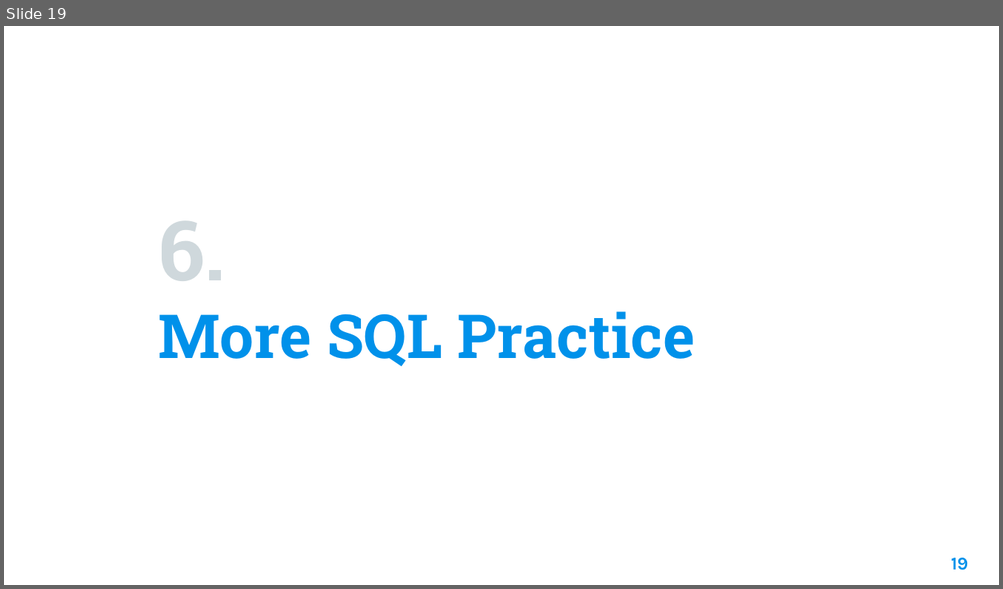
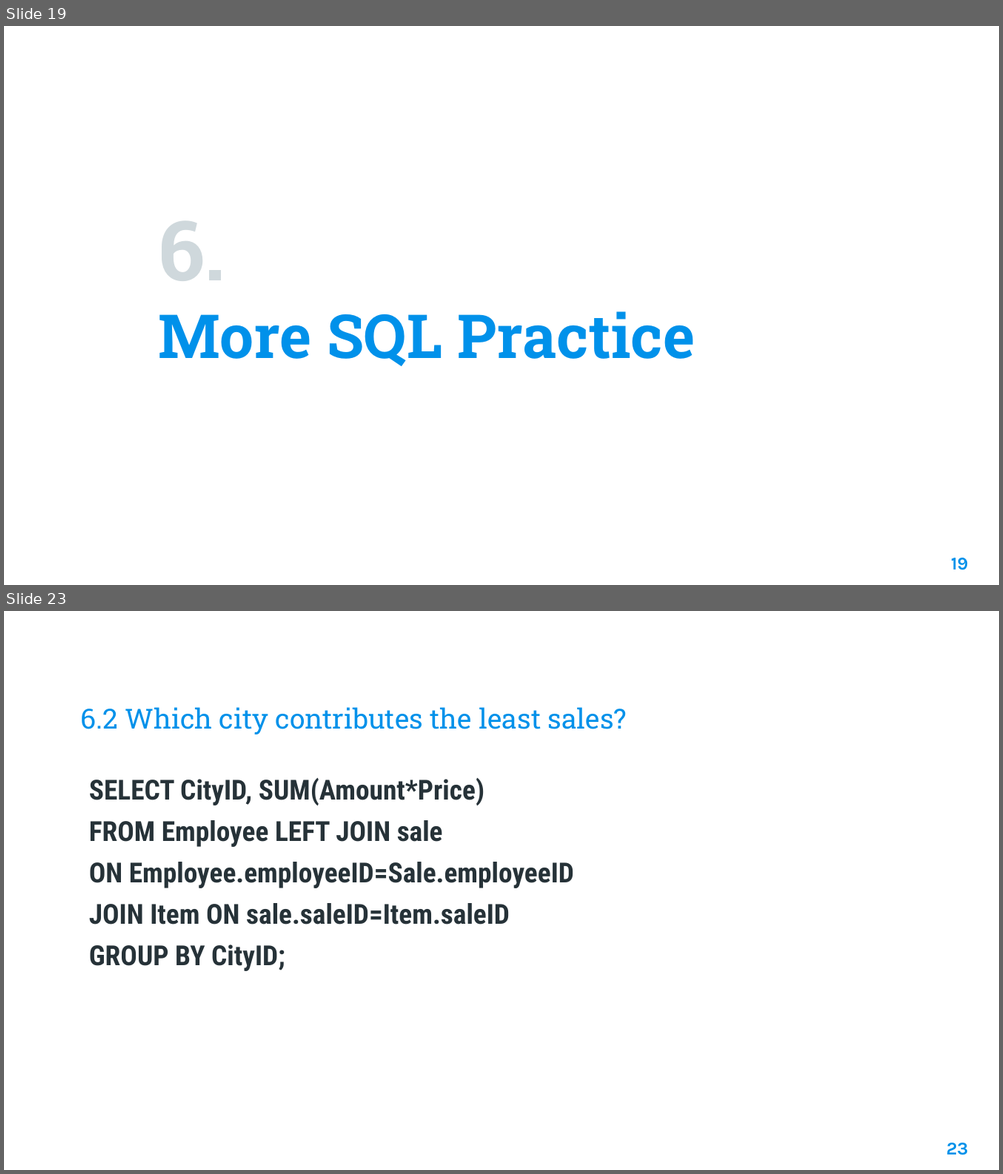
Before and after one commit to BrianChen0527/postgreSQL, a slide deck: ASUS_SQL/DBMS presentation.pptx. Shown one above the other, each under a label of ours: slide 19 before the commit, slides 19 and 23 after it; the slides between them are not shown. The pictures are 1003x589 and 1003x1174 pixels, drawn with LibreOffice and Linux fonts; fonts in the diff are those of the drawing; background and template pictures are left out. Boxes give left, top, right and bottom in pixels: in the first picture for what was removed or moved away, otherwise in the second. Text is boxed around its words. In the diff, an @@ line names an element or a change of style, - is before the commit and + after.

```diff
--- a/ASUS_SQL/DBMS presentation.pptx
+++ b/ASUS_SQL/DBMS presentation.pptx
@@ slide 23 added at bbox=[4, 611, 999, 1170], background picture (left out) @@
@@ title added at bbox=[81, 707, 627, 735], 20 pt, text #0091EA @@
+6.2 Which city contributes the least sales?
@@ text added at bbox=[89, 777, 574, 971], 20 pt, text #263238, bold @@
+SELECT CityID, SUM(Amount*Price)
+FROM Employee LEFT JOIN sale
+ON Employee.employeeID=Sale.employeeID
+JOIN Item ON sale.saleID=Item.saleID
+GROUP BY CityID;
@@ page number added at bbox=[946, 1143, 968, 1156], 13 pt, text #0091EA, bold @@
+23
```
Also in this commit, not shown: 5 slides changed, 2 other slides added, 1 slide removed, 12 other files.
